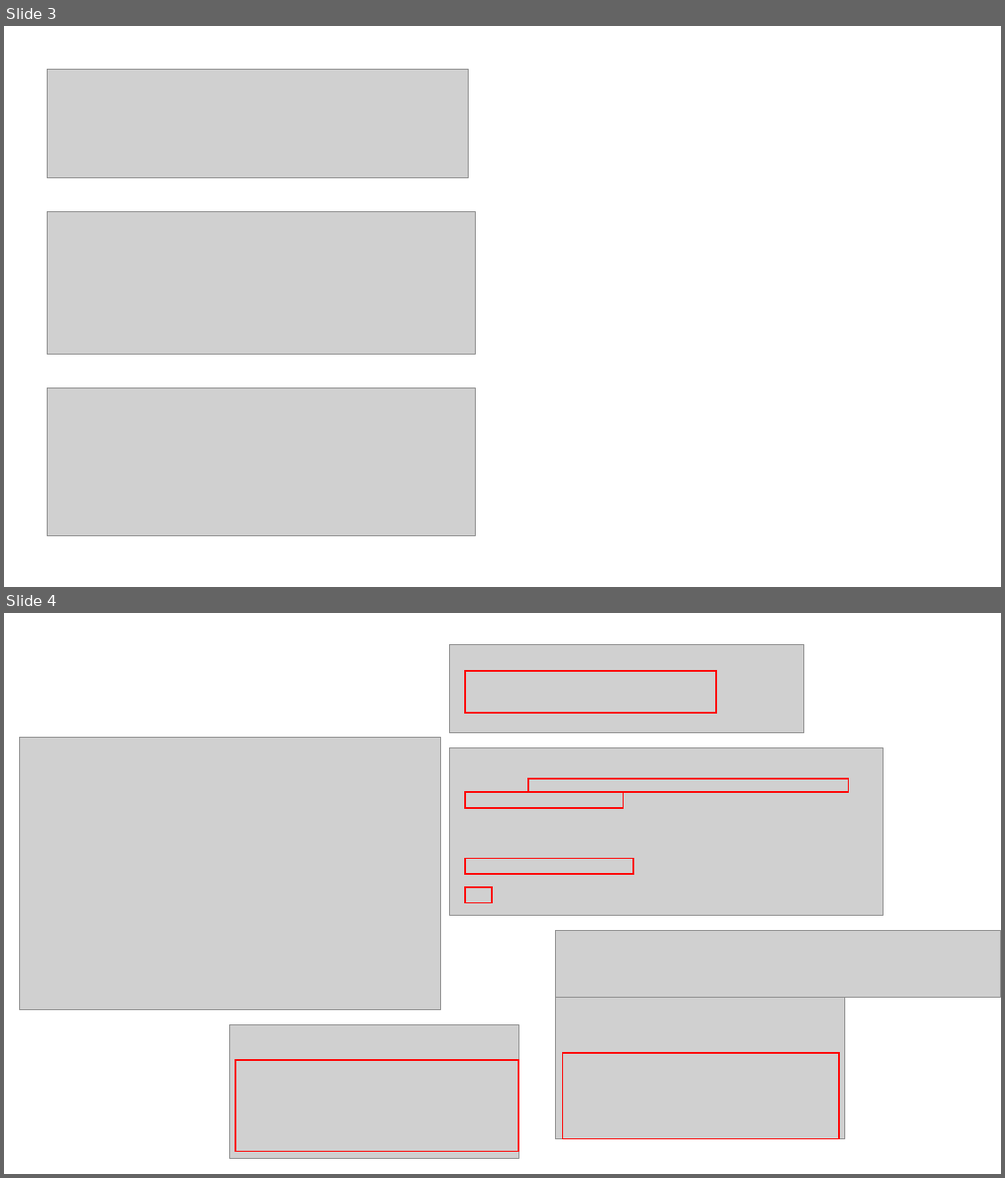
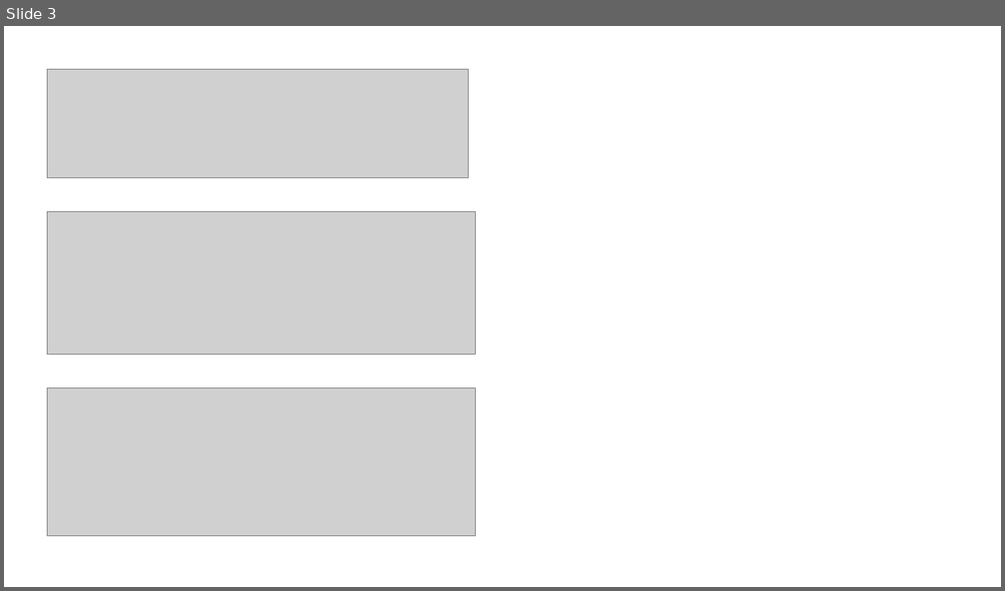
Before and after one commit to cooper35211-max/net_class, a slide deck: 網站與簡報/note.pptx. Shown one above the other, each under a label of ours: slides 3 and 4 before the commit, slide 3 after it. The pictures are 1005x1178 and 1005x591 pixels, drawn with LibreOffice and Linux fonts; fonts in the diff are those of the drawing; grey boxes stand for pictures. Boxes give left, top, right and bottom in pixels: in the first picture for what was removed or moved away, otherwise in the second. Text is boxed around its words. In the diff, an @@ line names an element or a change of style, - is before the commit and + after.

```diff
--- a/網站與簡報/note.pptx
+++ b/網站與簡報/note.pptx
@@ slide 4 removed at <box>4,613,1001,1174</box>, background #FFFFFF @@
@@ picture removed at <box>450,644,804,732</box> @@
@@ rectangle removed at <box>465,671,716,713</box> @@
@@ picture removed at <box>20,737,441,1009</box> @@
@@ picture removed at <box>450,748,883,915</box> @@
@@ rectangle removed at <box>465,793,623,808</box> @@
@@ rectangle removed at <box>528,779,849,793</box> @@
@@ rectangle removed at <box>465,859,633,874</box> @@
@@ rectangle removed at <box>465,887,492,903</box> @@
@@ picture removed at <box>555,930,1000,997</box> @@
@@ picture removed at <box>555,997,844,1139</box> @@
@@ picture removed at <box>230,1025,519,1159</box> @@
@@ rectangle removed at <box>235,1060,518,1151</box> @@
@@ rectangle removed at <box>563,1054,840,1140</box> @@
```
Also in this commit, not shown: 1 slide changed, 7 slides added, 2 other slides removed, 3 other files.
